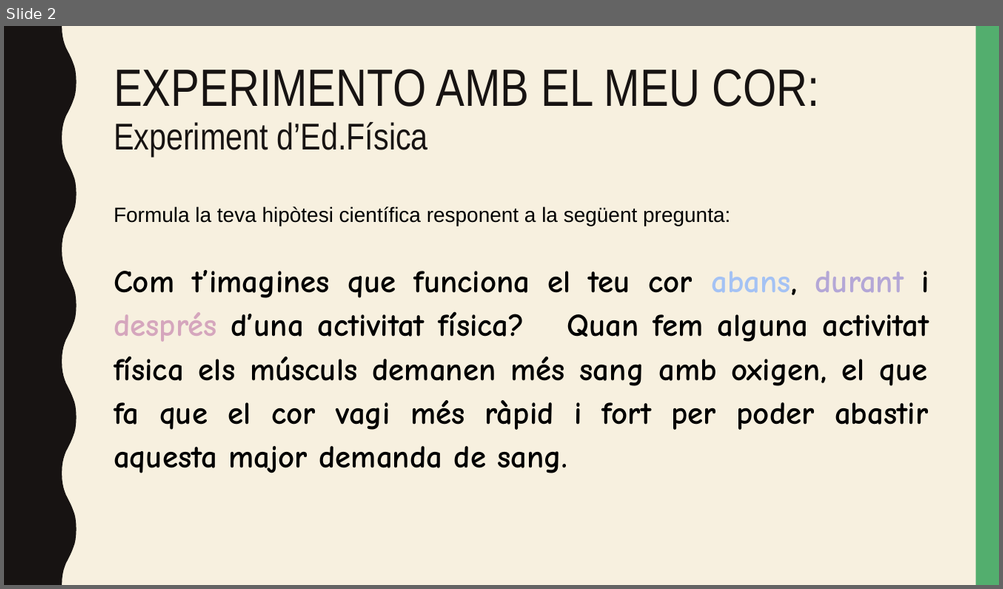
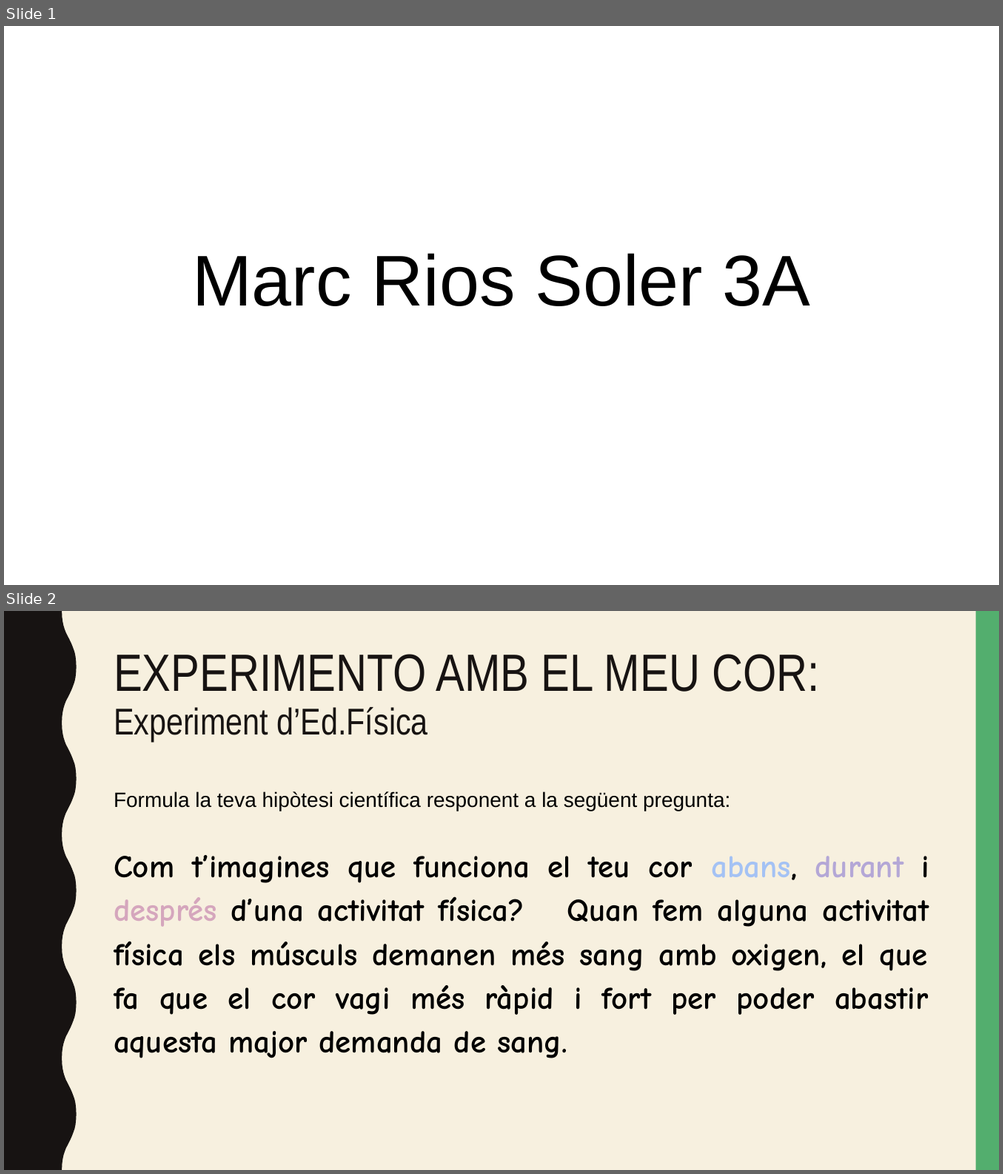
Before and after one commit to 360kbcn/Deures, a slide deck: 25-29-5-2020/Marc Rios 3a setmana Experiments.pptx. Shown one above the other, each under a label of ours: slide 2 before the commit, slides 1 and 2 after it. The pictures are 1003x589 and 1003x1174 pixels, drawn with LibreOffice and Linux fonts; fonts in the diff are those of the drawing. Boxes give left, top, right and bottom in pixels: in the first picture for what was removed or moved away, otherwise in the second. Text is boxed around its words. In the diff, an @@ line names an element or a change of style, - is before the commit and + after.

```diff
--- a/25-29-5-2020/Marc Rios 3a setmana Experiments.pptx
+++ b/25-29-5-2020/Marc Rios 3a setmana Experiments.pptx
@@ slide 1 added at box(4, 26, 999, 585), background #FFFFFF @@
@@ title added at box(192, 253, 810, 306), 52 pt, text #000000 @@
+Marc Rios Soler 3A
```
Also in this commit, not shown: 6 slides changed, 1 slide removed, 4 other files.
